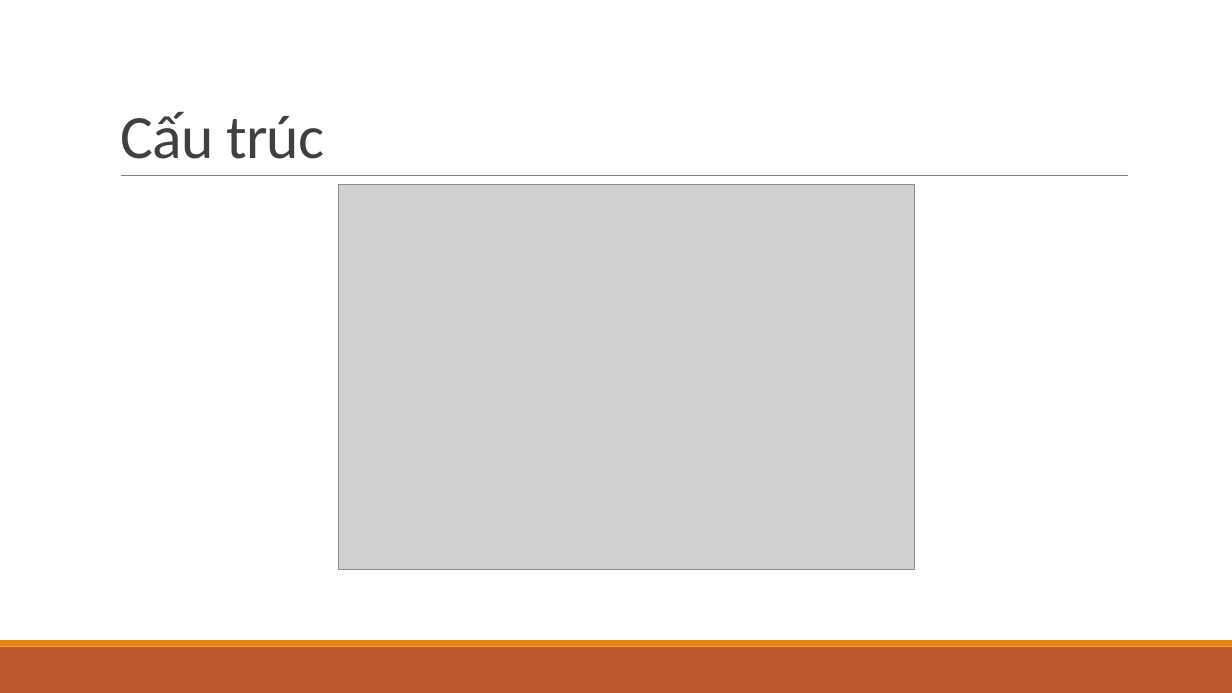
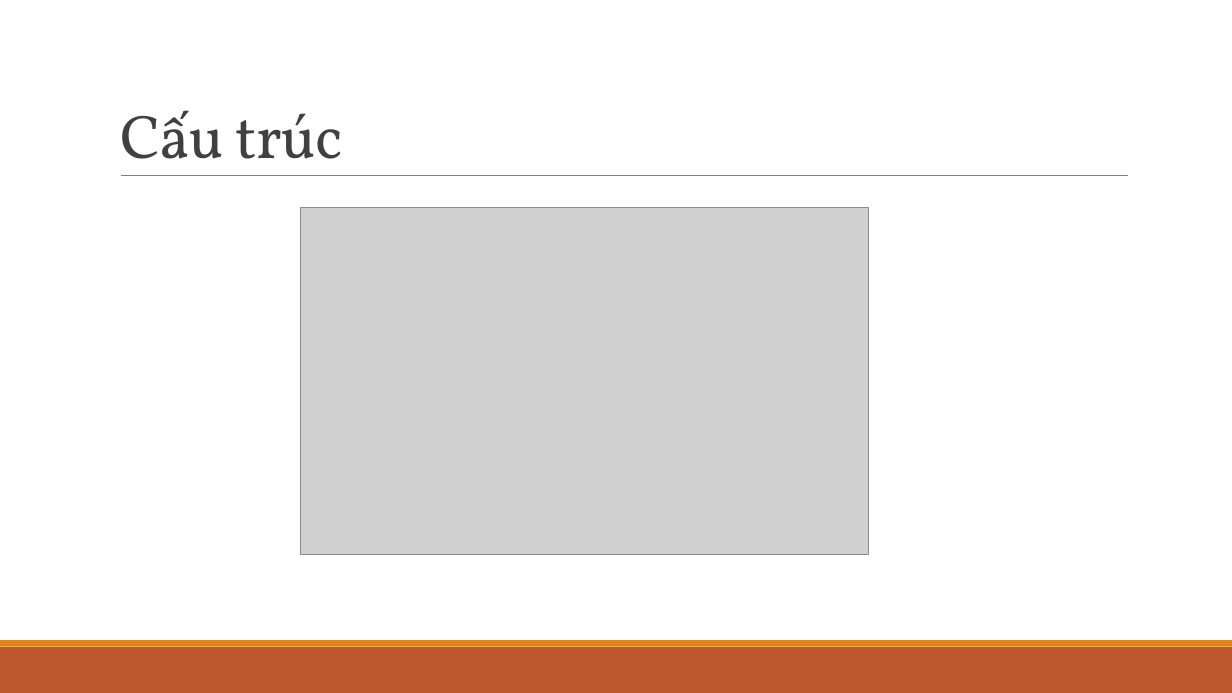
Before and after one commit to ChrisJamison/design_pattern, a slide deck: slide 25 of DP version 1.1.pptx (slide 21 before the commit). Drawn at 1232x693 pixels with LibreOffice and Linux fonts; fonts in the diff are those of the drawing; grey boxes stand for pictures. Boxes give left, top, right and bottom in pixels: in the first picture for what was removed or moved away, otherwise in the second. Text is boxed around its words. In the diff, an @@ line names an element or a change of style, - is before the commit and + after.

```diff
--- a/DP version 1.1.pptx
+++ b/DP version 1.1.pptx
@@ title "Cấu trúc" at <box>120,110,343,176</box>: font Calibri to Vollkorn @@
@@ picture: place and size @@
-picture at <box>338,185,915,570</box>
+picture at <box>300,208,869,555</box>
```
Also in this commit, not shown: 24 other slides changed, 5 slides added, 1 slide removed.
